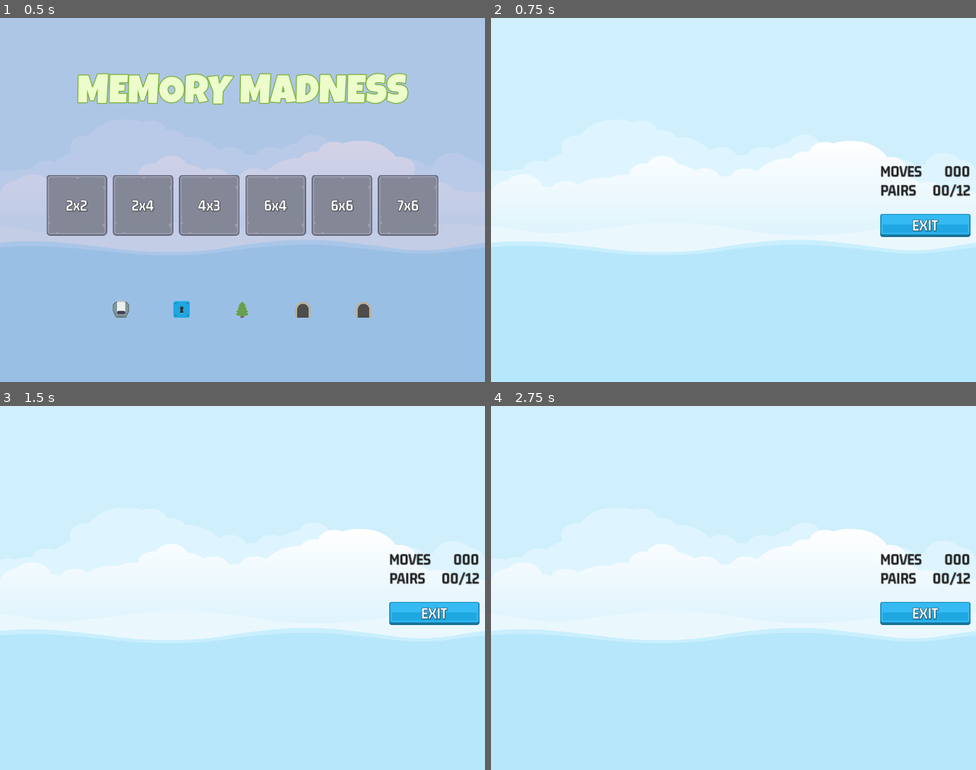
Above: before the commit, frames 1-4 (two rows, left to right).
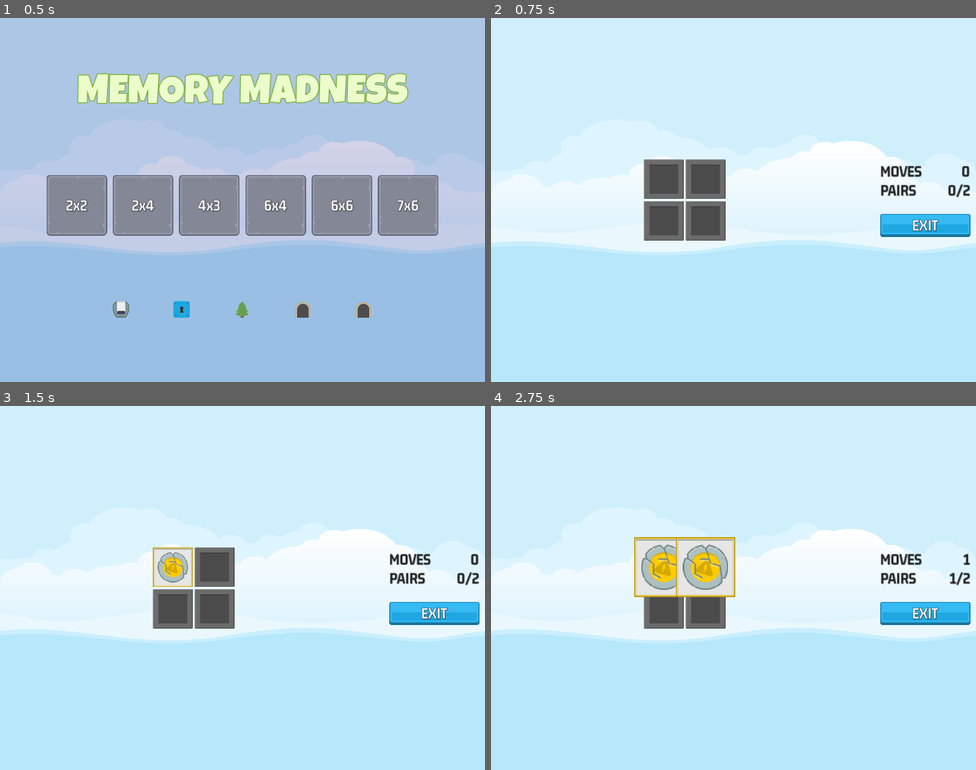
Above: after the commit, the same moments.

Repository: MilkshakeMan63/memory-madness---udemy
Game: Godot game, scene res://Scenes/master.tscn
Same seed, same stepped clock (60 frames per second), same inputs: the game is played once before the commit and once after it.
Inputs (mouse positions are in pixels of both pictures, inside the frame that each line leads up to):
- Up to frame 1 (0.5 s): no input
- Up to frame 2 (0.75 s): click "2x2" at 0.5 s
- Up to frame 3 (1.5 s): click (174, 566) at 1.27 s
- Up to frame 4 (2.75 s): click (704, 566) at 2.02 s

Frame 1 is identical in both runs. In frame 2, 3.8% of the frame differs, in the area x 31-99%, y 38-62%; in frame 3, 3.6%; in frame 4, 4.5%, in the area x 29-99%, y 36-62%.

Commit message:
2nd to last session
hooking up scoring, tweens, ui updates

Diff:
--- a/Scenes/front_sprite.tscn
+++ b/Scenes/front_sprite.tscn
@@ -1,7 +1,7 @@
 [gd_scene load_steps=3 format=3 uid="uid://dx8g2vvikylqi"]
 
 [ext_resource type="Texture2D" uid="uid://cqmc3l043na60" path="res://assets/glitch/alienYellow_square.png" id="1_li6yj"]
-[ext_resource type="Script" path="res://Scenes/front_sprite.gd" id="2_m4vc7"]
+[ext_resource type="Script" path="res://Scripts/front_sprite.gd" id="2_m4vc7"]
 
 [node name="FrontSprite" type="TextureRect"]
 anchors_preset = 8
--- a/Scenes/game.gd
+++ /dev/null
@@ -1,19 +0,0 @@
-extends Control
-
-
-# Called when the node enters the scene tree for the first time.
-func _ready() -> void:
-	SignalManager.on_level_selected.connect(on_level_selected)
-
-
-# Called every frame. 'delta' is the elapsed time since the previous frame.
-func _process(delta: float) -> void:
-	pass
-
-
-func on_level_selected(level_num: int):
-	GameManager.get_level_selection(level_num)
-
-
-func _on_exit_button_pressed() -> void:
-	SignalManager.on_game_exit_pressed.emit()
--- a/Scenes/game.tscn
+++ b/Scenes/game.tscn
@@ -1,10 +1,11 @@
-[gd_scene load_steps=6 format=3 uid="uid://e06cnmw21fka"]
+[gd_scene load_steps=7 format=3 uid="uid://e06cnmw21fka"]
 
 [ext_resource type="LabelSettings" uid="uid://efdir2vdny11" path="res://assets/GM_32_Dark.tres" id="1_fj1k0"]
-[ext_resource type="Script" path="res://Scenes/game.gd" id="1_maett"]
+[ext_resource type="Script" path="res://Scripts/game.gd" id="1_maett"]
 [ext_resource type="Texture2D" uid="uid://8d5kqo5otgar" path="res://assets/ui/blue_button00.png" id="2_e6enx"]
 [ext_resource type="Texture2D" uid="uid://bfhk52owvcgh" path="res://assets/ui/green_button00.png" id="3_foyva"]
 [ext_resource type="LabelSettings" uid="uid://bb630qrhxr0ef" path="res://assets/GM_32_White.tres" id="4_jqxyn"]
+[ext_resource type="PackedScene" uid="uid://xeretput34ii" path="res://Scenes/scorer.tscn" id="6_gk3e1"]
 
 [node name="Game" type="Control"]
 layout_mode = 3
@@ -31,7 +32,7 @@
 theme_override_constants/margin_right = 12
 theme_override_constants/margin_bottom = 12
 
-[node name="GridContainer" type="GridContainer" parent="HBoxContainer/MarginContainer"]
+[node name="TilesContainer" type="GridContainer" parent="HBoxContainer/MarginContainer"]
 layout_mode = 2
 size_flags_horizontal = 4
 size_flags_vertical = 4
@@ -101,4 +102,6 @@
 horizontal_alignment = 1
 vertical_alignment = 1
 
+[node name="Scorer" parent="." instance=ExtResource("6_gk3e1")]
+
 [connection signal="pressed" from="HBoxContainer/MarginContainer2/VBoxContainer/ExitButton" to="." method="_on_exit_button_pressed"]
--- a/Scenes/level_button.tscn
+++ b/Scenes/level_button.tscn
@@ -4,7 +4,7 @@
 [ext_resource type="Texture2D" uid="uid://se42nc0h7pyq" path="res://assets/ui/level_select_frame_select_128.png" id="2_bcmhg"]
 [ext_resource type="Texture2D" uid="uid://bu6wukr0jju0p" path="res://assets/ui/level_select_frame_hover_128.png" id="3_6sbuq"]
 [ext_resource type="LabelSettings" uid="uid://bb630qrhxr0ef" path="res://assets/GM_32_White.tres" id="4_57tj5"]
-[ext_resource type="Script" path="res://Scenes/level_button.gd" id="4_e414u"]
+[ext_resource type="Script" path="res://Scripts/level_button.gd" id="4_e414u"]
 
 [node name="LevelButton" type="TextureButton"]
 anchors_preset = 8
--- a/Scenes/master.tscn
+++ b/Scenes/master.tscn
@@ -1,6 +1,6 @@
 [gd_scene load_steps=5 format=3 uid="uid://0s6wtxgniio6"]
 
-[ext_resource type="Script" path="res://Scenes/master.gd" id="1_5q8bw"]
+[ext_resource type="Script" path="res://Scripts/master.gd" id="1_5q8bw"]
 [ext_resource type="Texture2D" uid="uid://cq0c7f0aakmjl" path="res://assets/images/backgroundEmpty.png" id="2_k2y0r"]
 [ext_resource type="PackedScene" uid="uid://qbnwxahjqdws" path="res://Scenes/main.tscn" id="3_fg661"]
 [ext_resource type="PackedScene" uid="uid://e06cnmw21fka" path="res://Scenes/game.tscn" id="4_daecb"]
--- /dev/null
+++ b/Scenes/memory_tile.tscn
@@ -0,0 +1,54 @@
+[gd_scene load_steps=5 format=3 uid="uid://bblcyu1toc0hm"]
+
+[ext_resource type="Texture2D" uid="uid://1roperaq8d4o" path="res://assets/frames/hidden_frame_blank.png" id="1_wgiy0"]
+[ext_resource type="Script" path="res://Scripts/memory_tile.gd" id="2_1bx1e"]
+[ext_resource type="Texture2D" uid="uid://dgqeicxf2j4w0" path="res://assets/frames/blue_frame.png" id="3_m4oef"]
+[ext_resource type="Texture2D" uid="uid://cqmc3l043na60" path="res://assets/glitch/alienYellow_square.png" id="4_26xgu"]
+
+[node name="MemoryTile" type="TextureButton"]
+anchors_preset = 8
+anchor_left = 0.5
+anchor_top = 0.5
+anchor_right = 0.5
+anchor_bottom = 0.5
+offset_left = -20.0
+offset_top = -20.0
+offset_right = 20.0
+offset_bottom = 20.0
+grow_horizontal = 2
+grow_vertical = 2
+pivot_offset = Vector2(42, 42)
+texture_normal = ExtResource("1_wgiy0")
+script = ExtResource("2_1bx1e")
+
+[node name="FrameImage" type="TextureRect" parent="."]
+layout_mode = 1
+anchors_preset = 8
+anchor_left = 0.5
+anchor_top = 0.5
+anchor_right = 0.5
+anchor_bottom = 0.5
+offset_left = -42.0
+offset_top = -42.0
+offset_right = 42.0
+offset_bottom = 42.0
+grow_horizontal = 2
+grow_vertical = 2
+texture = ExtResource("3_m4oef")
+
+[node name="ItemImage" type="TextureRect" parent="."]
+layout_mode = 1
+anchors_preset = 8
+anchor_left = 0.5
+anchor_top = 0.5
+anchor_right = 0.5
+anchor_bottom = 0.5
+offset_left = -32.0
+offset_top = -32.0
+offset_right = 32.0
+offset_bottom = 32.0
+grow_horizontal = 2
+grow_vertical = 2
+texture = ExtResource("4_26xgu")
+
+[connection signal="pressed" from="." to="." method="_on_pressed"]
--- /dev/null
+++ b/Scenes/scorer.tscn
@@ -0,0 +1,12 @@
+[gd_scene load_steps=2 format=3 uid="uid://xeretput34ii"]
+
+[ext_resource type="Script" path="res://Scripts/scorer.gd" id="1_ww3pc"]
+
+[node name="Scorer" type="Node"]
+script = ExtResource("1_ww3pc")
+
+[node name="RevealTimer" type="Timer" parent="."]
+wait_time = 1.2
+one_shot = true
+
+[connection signal="timeout" from="RevealTimer" to="." method="_on_reveal_timer_timeout"]
--- a/Scripts/Singletons/signal_manager.gd
+++ b/Scripts/Singletons/signal_manager.gd
@@ -3,3 +3,7 @@
 
 signal on_game_exit_pressed
 signal on_level_selected(level_num: int)
+signal on_selection_enabled
+signal on_selection_disabled
+signal on_tile_selected(tile: MemoryTile)
+signal on_game_over(moves: int)
--- /dev/null
+++ b/Scripts/game.gd
@@ -0,0 +1,43 @@
+extends Control
+
+const MEMORY_TILE = preload("res://Scenes/memory_tile.tscn")
+
+@onready var tiles_container: GridContainer = $HBoxContainer/MarginContainer/TilesContainer
+@onready var scorer: Scorer = $Scorer
+@onready var label_moves: Label = $HBoxContainer/MarginContainer2/VBoxContainer/HBoxContainerMoves/LabelMoves
+@onready var label_pairs: Label = $HBoxContainer/MarginContainer2/VBoxContainer/HBoxContainerPairs/LabelPairs
+
+
+# Called when the node enters the scene tree for the first time.
+func _ready() -> void:
+	SignalManager.on_level_selected.connect(on_level_selected) # waiting for the signal to be emitted when the level button is pressed and connecting it to the function below.
+
+
+# Called every frame. 'delta' is the elapsed time since the previous frame.
+func _process(delta: float) -> void:
+	label_moves.text = scorer.get_moves_made()
+	label_pairs.text = scorer.get_pairs_made()
+
+
+func add_memory_tile(image: ItemImage, frame: Texture2D):
+	var new_tile: MemoryTile = MEMORY_TILE.instantiate()
+	tiles_container.add_child(new_tile)
+	new_tile.setup(image, frame)
+
+
+func on_level_selected(level_num: int): # when a level button is pressed it will emit a signal with the level number
+	var level_data: SelectedLevelData = GameManager.get_level_selection(level_num) # get some new random tiles from the game manager
+	var frame: Texture2D = ImageManager.get_random_frame_image() # get a random frame
+
+	tiles_container.columns = level_data.get_num_cols() # set the columns on the tile container
+
+	for item_image in level_data.get_selected_level_images():
+		add_memory_tile(item_image, frame) # add a memory tile passing in item image and frame
+
+	scorer.clear_new_game(level_data.get_target_pairs())
+
+func _on_exit_button_pressed() -> void:
+	for tiles in tiles_container.get_children(): # loop through and get all the children in tiles container
+		tiles.queue_free() # delete all the children from the tiles container
+
+	SignalManager.on_game_exit_pressed.emit()
--- a/Scenes/master.gd
+++ b/Scripts/master.gd
@@ -11,6 +11,7 @@
 	SignalManager.on_level_selected.connect(on_level_selected)
 	show_game(false)
 
+
 func show_game(s: bool):
 	game.visible = s
 	main.visible = not s
--- /dev/null
+++ b/Scripts/memory_tile.gd
@@ -0,0 +1,61 @@
+extends TextureButton
+
+
+class_name MemoryTile
+
+
+@onready var frame_image: TextureRect = $FrameImage
+@onready var item_image: TextureRect = $ItemImage
+
+var _item_name: String
+var _can_select_me: bool = true
+
+
+# Called when the node enters the scene tree for the first time.
+func _ready() -> void:
+	SignalManager.on_selection_enabled.connect(on_selection_enabled)
+	SignalManager.on_selection_disabled.connect(on_selection_disabled)
+
+
+func reveal(r: bool): # reveals the frame and item images when true is passed into the function.
+	frame_image.visible = r
+	item_image.visible = r
+
+
+func get_item_name() -> String:
+	return _item_name
+
+
+func setup(image: ItemImage, frame: Texture2D) -> void:
+	frame_image.texture = frame # sets the frame image texture to what is passed into the function.
+	item_image.texture = image.get_texture() # gets the texture from the item manager class
+	_item_name = image.get_item_name() # gets the name from the item manager class
+	reveal(false) # hides the frame and item image
+
+
+func matches_other_tile(other: MemoryTile) -> bool:
+	return other != self and other.get_item_name() == _item_name
+
+
+func kill_on_success():
+	z_index = 1
+	var tween: Tween = get_tree().create_tween()
+	tween.set_parallel(true)
+	tween.tween_property(self, "disabled",  true, 0)
+	tween.tween_property(self, "rotation_degrees", 720, 0.5)
+	tween.tween_property(self, "scale", Vector2(1.5, 1.5), 0.5)
+	tween.set_parallel(false)
+	tween.tween_interval(0.6)
+	tween.tween_property(self, "scale", Vector2.ZERO, 0)
+
+func on_selection_enabled():
+	_can_select_me = true # from signal manager can trigger is tile can be selected.
+
+
+func on_selection_disabled():
+	_can_select_me = false
+
+
+func _on_pressed() -> void:
+	if _can_select_me == true and frame_image.visible == false:
+		SignalManager.on_tile_selected.emit(self) # emits type memory tile if pressed.
--- /dev/null
+++ b/Scripts/scorer.gd
@@ -0,0 +1,72 @@
+extends Node
+
+class_name Scorer
+
+
+@onready var reveal_timer: Timer = $RevealTimer
+
+
+var _selections: Array[MemoryTile] = []
+var _target_pairs: int = 0
+var _moves_made: int = 0
+var _pairs_made: int = 0
+
+
+# Called when the node enters the scene tree for the first time.
+func _ready() -> void:
+	SignalManager.on_tile_selected.connect(on_tile_selected)
+	SignalManager.on_game_exit_pressed.connect(on_game_exit_pressed)
+
+
+func get_moves_made() -> String:
+	return str(_moves_made)
+
+
+func get_pairs_made() -> String:
+	return "%d/%d" % [ _pairs_made, _target_pairs]
+
+
+func clear_new_game(target_pairs: int):
+	_selections.clear()
+	_target_pairs = target_pairs
+	_moves_made = 0
+	_pairs_made = 0
+
+
+func kill_tiles():
+	for tiles in _selections: # looping _selections in var tile
+		tiles.kill_on_success() # running the kill_on_sucess function from the memory script which is what _selections is a var of.
+	_pairs_made += 1
+
+
+func selections_are_pair() -> bool:
+	return _selections[0].matches_other_tile(_selections[1])
+
+
+func check_pair_made():
+	if _selections.size() != 2: # if not equal to 2, return
+		return
+	reveal_timer.start()
+	SignalManager.on_selection_disabled.emit() # can't make any more inputs
+	_moves_made +=1
+
+	if selections_are_pair() == true: # if selection 1 and 2 are the same tile continue down.
+		kill_tiles()
+
+
+func on_tile_selected(tile: MemoryTile):
+	tile.reveal(true) # show tile that is selected
+	_selections.append(tile) # add the shown tile to the _selections array
+	check_pair_made() # check if two selections have been made, if so continue running the check_pair_made fucntion above.
+
+
+func on_game_exit_pressed():
+	reveal_timer.stop()
+
+
+func _on_reveal_timer_timeout() -> void:
+	if selections_are_pair() == false:
+		for s in _selections: # loop through both selected tiles
+			s.reveal(false) # if the selected tiles are not pairs hide the tiles after the timer runs out.
+	_selections.clear() # clear _selections array
+	SignalManager.on_selection_enabled.emit() # emit to allow for inputs to happen again.
Renamed: Scenes/front_sprite.gd -> Scripts/front_sprite.gd
Renamed: Scenes/level_button.gd -> Scripts/level_button.gd
